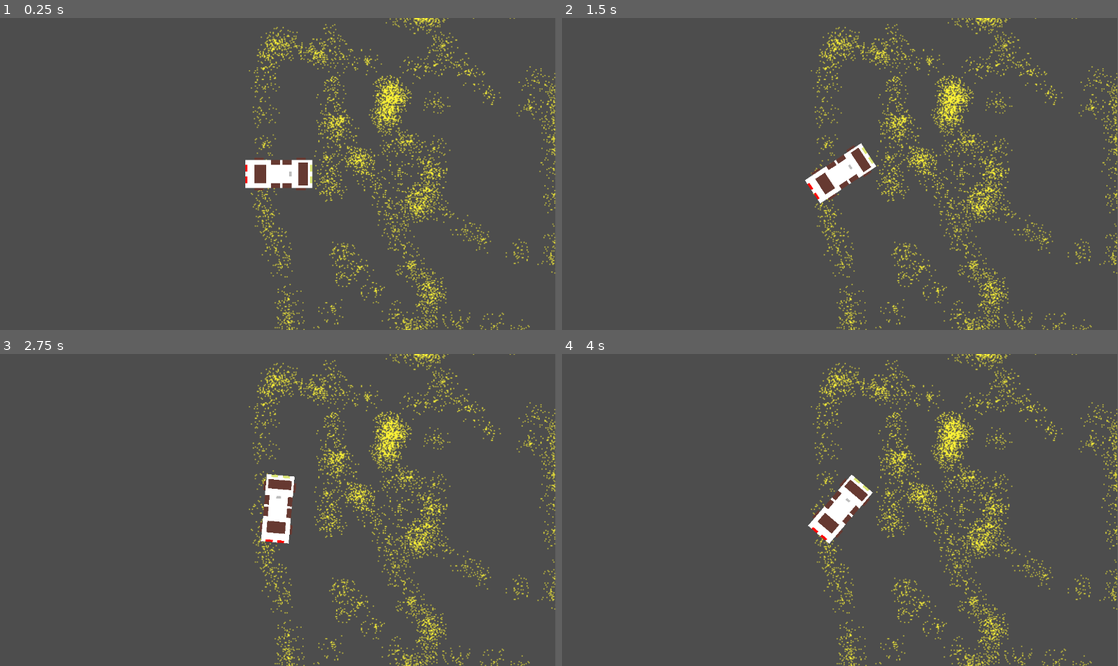
Above: before the commit, frames 1-4 (two rows, left to right).
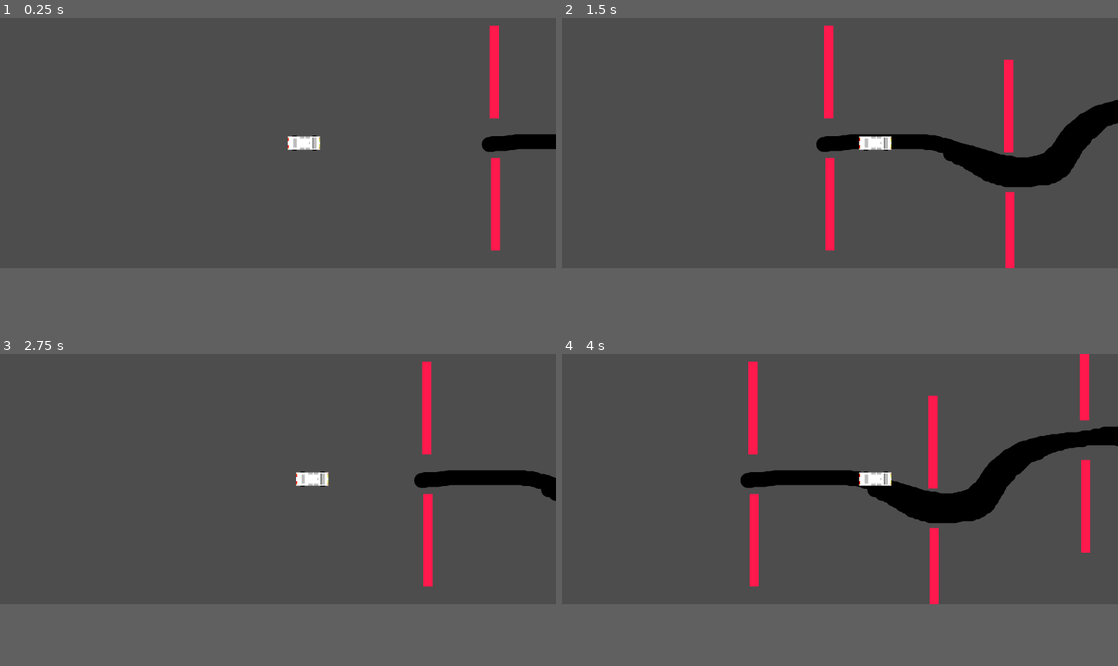
Above: after the commit, the same moments.

Repository: joyel24/TopDownCar
Game: Godot game, scene res://world.tscn
The game is run twice, just before and just after one commit, with the same random seed, the same clock (stepped at 60 frames per second) and the same inputs. The engine's default icon, where the game draws it, is replaced by a stand-in: a white triangle on a blue panel in a dark square.
Inputs (mouse positions are in pixels of both pictures, inside the frame that each line leads up to):
- Up to frame 1 (0.25 s): no input
- Up to frame 2 (1.5 s): tap Enter (ui_accept) at 0.5, 0.6, 0.77, 1.07, 1.35 s; move the mouse to (962, 158) at 0.52 s; hold Right (ui_right) from 0.53 s (still down); click (962, 158) at 0.67 s; move the mouse to (728, 189) at 1.27 s; click (728, 189) at 1.42 s
- Up to frame 3 (2.75 s): tap Enter (ui_accept) at 1.52, 1.82, 2.1 s; move the mouse to (333, 441) at 2.02 s; release Right (ui_right) at 2.03 s; hold Left (ui_left) from 2.03 s (still down); click (333, 441) at 2.17 s
- Up to frame 4 (4 s): move the mouse to (812, 572) at 2.77 s; release Left (ui_left) at 2.78 s; hold Right (ui_right) from 2.78 s (still down); tap Enter (ui_accept) at 2.85, 3.02, 3.32, 3.6, 3.77 s; click (812, 572) at 2.92 s; move the mouse to (1006, 556) at 3.52 s; click (1006, 556) at 3.67 s
In our replay, the window is 799x449 before the commit and 800x360 after it. These sizes can differ from the game's own. Grey fills any space a smaller window leaves; there, only what the larger window draws over its background counts as a difference.

The runs differ from the first frame. In frame 1, 8.7% of the frame differs, in the area x 44-100%, y 0-100%; in frame 2, 12%; in frame 3, 9.0%; in frame 4, 14%, in the area x 32-100%, y 0-100%.

Commit message:
android 1st prototype

Diff:
--- /dev/null
+++ b/CharacterBody2D.gd
@@ -0,0 +1,28 @@
+extends CharacterBody2D
+
+
+const SPEED = 300.0
+const JUMP_VELOCITY = -400.0
+
+# Get the gravity from the project settings to be synced with RigidBody nodes.
+var gravity = ProjectSettings.get_setting("physics/2d/default_gravity")
+
+
+func _physics_process(delta):
+	# Add the gravity.
+	if not is_on_floor():
+		velocity.y += gravity * delta
+
+	# Handle jump.
+	if Input.is_action_just_pressed("ui_accept") and is_on_floor():
+		velocity.y = JUMP_VELOCITY
+
+	# Get the input direction and handle the movement/deceleration.
+	# As good practice, you should replace UI actions with custom gameplay actions.
+	var direction = Input.get_axis("ui_left", "ui_right")
+	if direction:
+		velocity.x = direction * SPEED
+	else:
+		velocity.x = move_toward(velocity.x, 0, SPEED)
+
+	move_and_slide()
--- a/WhiteCar.gd
+++ b/WhiteCar.gd
@@ -1,14 +1,31 @@
 extends CharacterBody2D
 
+const SPEED = 250.0
+const ROTATION_SPEED = 0.1
 
-const SPEED = 300.0
+var inertia = 0.0
 
 func _physics_process(delta):
-	var direction = Input.get_axis("ui_left", "ui_right")
-	if direction:
-		self.rotation += direction / 10
+	print(rotation)
+	var rotate = Input.get_axis("ui_left", "ui_right")
+	if rotate:
+		self.rotation += rotate * ROTATION_SPEED #rotate
 
-	velocity = transform.x * Input.get_axis("ui_down", "ui_up") * SPEED #Move
+	if Global.wall_collision == false:
+		#velocity = transform.x * SPEED #Input.get_axis("ui_down", "ui_up") #Move
+		velocity.x = move_toward(velocity.x, SPEED, 10)
+		velocity.y = move_toward(velocity.y, SPEED, 10)
+		move_and_slide()
 
+	elif Global.wall_collision: # && Input.get_axis("ui_down", "ui_up") != 0 :
+		if rotation < 0:
+			position.y -= 1
+		elif rotation > 0:
+			position.y += 1
+			#velocity = velocity.normalized() * SPEED
+			#move_and_slide()
 
-	move_and_slide()
+	#if Global.wall_collision == true:
+		#print("true")
+	#else:
+		#print("pas true")
--- /dev/null
+++ b/WhiteCar2.gd
@@ -0,0 +1,46 @@
+extends CharacterBody2D
+
+const SPEED = 170.0
+const ROTATION_SPEED = 0.1
+
+var inertia = 0.0
+
+func _physics_process(delta):
+	#print(rotation)
+	#Global.rotate = Input.get_axis("ui_left", "ui_right")
+	#print("test "+str(Global.rotate))
+	if rotate:
+		self.rotation += Global.rotate * ROTATION_SPEED #rotate
+
+	if Global.wall_collision == false:
+		velocity = transform.x * SPEED #* Input.get_axis("ui_down", "ui_up") #Move
+		#velocity.x = move_toward(transform.x, SPEED, 10)
+		#velocity.y = move_toward(transform.y, SPEED, 10)
+		move_and_slide()
+
+	elif Global.wall_collision: # && Input.get_axis("ui_down", "ui_up") != 0 :
+		get_tree().reload_current_scene()
+		#if rotation < 0:
+			#position.y -= 1
+		#elif rotation > 0:
+			#position.y += 1
+			#velocity = velocity.normalized() * SPEED
+			#move_and_slide()
+
+	##if Global.wall_collision == true:
+		##print("true")
+	##else:
+		##print("pas true")
+	#
+#
+#@export var speed = 0.1
+#@export var rotation_speed = 3
+#var acceleration = 20
+#
+#var rotation_direction = 0
+#
+#func _physics_process(delta):
+	#rotation_direction = Input.get_axis("ui_left", "ui_right")
+	#velocity += transform.x  * (acceleration * speed)
+	#rotation += rotation_direction * rotation_speed * delta
+	#move_and_slide()
--- /dev/null
+++ b/global.gd
@@ -0,0 +1,4 @@
+extends Node
+
+var wall_collision = false
+var rotate = 0
--- a/project.godot
+++ b/project.godot
@@ -15,7 +15,18 @@
 config/features=PackedStringArray("4.2", "GL Compatibility")
 config/icon="res://icon.svg"
 
+[autoload]
+
+Global="*res://global.gd"
+
+[display]
+
+window/size/viewport_width=2400
+window/size/viewport_height=1080
+window/size/mode=3
+
 [rendering]
 
 renderer/rendering_method="gl_compatibility"
 renderer/rendering_method.mobile="gl_compatibility"
+textures/vram_compression/import_etc2_astc=true
--- /dev/null
+++ b/wall.gd
@@ -0,0 +1,18 @@
+extends Node2D
+
+
+# Called when the node enters the scene tree for the first time.
+func _ready():
+	pass # Replace with function body.
+
+
+# Called every frame. 'delta' is the elapsed time since the previous frame.
+func _process(delta):
+	pass
+
+
+func _on_area_2d_body_entered(body):
+	Global.wall_collision = true
+
+func _on_area_2d_body_exited(body):
+	Global.wall_collision = false
--- a/wall.tscn
+++ b/wall.tscn
@@ -1,16 +1,25 @@
-[gd_scene load_steps=2 format=3 uid="uid://bxjlkvbh1gbxs"]
+[gd_scene load_steps=3 format=3 uid="uid://bxjlkvbh1gbxs"]
+
+[ext_resource type="Script" path="res://wall.gd" id="1_7b4hr"]
 
 [sub_resource type="RectangleShape2D" id="RectangleShape2D_jgo14"]
 size = Vector2(40, 399)
 
 [node name="wall" type="Node2D"]
+script = ExtResource("1_7b4hr")
 
 [node name="ColorRect" type="ColorRect" parent="."]
 offset_left = -20.0
 offset_top = -200.0
 offset_right = 20.0
 offset_bottom = 200.0
+color = Color(1, 0.0980392, 0.298039, 1)
 
-[node name="CollisionShape2D" type="CollisionShape2D" parent="."]
+[node name="Area2D" type="Area2D" parent="."]
 position = Vector2(0, -0.5)
+
+[node name="CollisionShape2D" type="CollisionShape2D" parent="Area2D"]
 shape = SubResource("RectangleShape2D_jgo14")
+
+[connection signal="body_entered" from="Area2D" to="." method="_on_area_2d_body_entered"]
+[connection signal="body_exited" from="Area2D" to="." method="_on_area_2d_body_exited"]
--- a/white_car.tscn
+++ b/white_car.tscn
@@ -1,20 +1,22 @@
 [gd_scene load_steps=4 format=3 uid="uid://csbolk86m8qdh"]
 
-[ext_resource type="Script" path="res://WhiteCar.gd" id="1_n7ntq"]
+[ext_resource type="Script" path="res://WhiteCar2.gd" id="1_bwpv8"]
 [ext_resource type="Texture2D" uid="uid://bba1va4bq2yh1" path="res://sprites/white_car.png" id="2_bcxao"]
 
 [sub_resource type="RectangleShape2D" id="RectangleShape2D_nwmae"]
-size = Vector2(11.8442, 28.4675)
+size = Vector2(42.3896, 12.0519)
 
 [node name="WhiteCar" type="CharacterBody2D"]
 texture_filter = 1
 scale = Vector2(4.8125, 4.8125)
-script = ExtResource("1_n7ntq")
+script = ExtResource("1_bwpv8")
 
 [node name="CollisionShape2D" type="CollisionShape2D" parent="."]
-position = Vector2(-0.103896, -0.727273)
+position = Vector2(0.831169, 0)
 shape = SubResource("RectangleShape2D_nwmae")
 
 [node name="WhiteCar" type="Sprite2D" parent="."]
 rotation = 1.5708
 texture = ExtResource("2_bcxao")
+
+[connection signal="tree_entered" from="." to="." method="_on_tree_entered"]
--- a/world.gd
+++ b/world.gd
@@ -3,9 +3,40 @@
 
 # Called when the node enters the scene tree for the first time.
 func _ready():
+	Global.rotate=0
 	pass # Replace with function body.
 
 
 # Called every frame. 'delta' is the elapsed time since the previous frame.
 func _process(delta):
 	pass
+
+
+func _on_area_2d_mouse_entered():
+	#print("t")
+	#Global.rotate = 1
+	pass # Replace with function body.
+
+
+func _on_area_2d_input_event(viewport, event, shape_idx):
+	#print("viewport "+str(viewport))x²
+	#print("event "+str(event))
+	##print("shape_idx "+str(shape_idx))
+	#Global.rotate = 1
+	pass # Replace with function body.
+
+
+func _on_touch_screen_button_pressed():
+	Global.rotate = 1
+	pass # Replace with function body.
+func _on_touch_screen_button_released():
+	Global.rotate = 0
+	pass # Replace with function body.
+
+func _on_touch_screen_button_2_pressed():
+	Global.rotate = -1
+	pass # Replace with function body.
+
+func _on_touch_screen_button_2_released():
+	Global.rotate = 0
+	pass # Replace with function body.
--- a/world.tscn
+++ b/world.tscn
@@ -1,24 +1,72 @@
-[gd_scene load_steps=5 format=3 uid="uid://da0d388hf6o4t"]
+[gd_scene load_steps=6 format=3 uid="uid://da0d388hf6o4t"]
 
 [ext_resource type="Script" path="res://world.gd" id="1_2xlqq"]
 [ext_resource type="PackedScene" uid="uid://csbolk86m8qdh" path="res://white_car.tscn" id="2_8t5ck"]
-[ext_resource type="Texture2D" uid="uid://de0l8e6vxbpuf" path="res://sprites/Sprite-0004.png" id="2_xrmen"]
 [ext_resource type="PackedScene" uid="uid://bxjlkvbh1gbxs" path="res://wall.tscn" id="4_fr41i"]
+[ext_resource type="Texture2D" uid="uid://cgt47que2h8ba" path="res://sprites/Sprite-0001.png" id="4_jo4sf"]
+[ext_resource type="Texture2D" uid="uid://csr7wpb0oc5hp" path="res://icon.svg" id="5_7tccj"]
 
 [node name="world" type="Node2D"]
 script = ExtResource("1_2xlqq")
 
-[node name="Sprite-0004" type="Sprite2D" parent="."]
-position = Vector2(990, 311)
-scale = Vector2(2.05729, 1.99074)
-texture = ExtResource("2_xrmen")
+[node name="wall" parent="." instance=ExtResource("4_fr41i")]
+position = Vector2(777, -113)
 
-[node name="ParallaxBackground" type="ParallaxBackground" parent="."]
+[node name="wall2" parent="." instance=ExtResource("4_fr41i")]
+position = Vector2(782, 458)
+
+[node name="wall3" parent="." instance=ExtResource("4_fr41i")]
+position = Vector2(2947, -266)
+
+[node name="wall4" parent="." instance=ExtResource("4_fr41i")]
+position = Vector2(2952, 305)
+
+[node name="wall5" parent="." instance=ExtResource("4_fr41i")]
+position = Vector2(2208, -259)
+
+[node name="wall6" parent="." instance=ExtResource("4_fr41i")]
+position = Vector2(2213, 312)
+
+[node name="wall7" parent="." instance=ExtResource("4_fr41i")]
+position = Vector2(1554, 34)
+
+[node name="wall8" parent="." instance=ExtResource("4_fr41i")]
+position = Vector2(1559, 605)
+
+[node name="Sprite-0001" type="Sprite2D" parent="."]
+position = Vector2(2203, 190)
+texture = ExtResource("4_jo4sf")
+
+[node name="wall9" parent="." instance=ExtResource("4_fr41i")]
+position = Vector2(3658, 32)
+
+[node name="wall10" parent="." instance=ExtResource("4_fr41i")]
+position = Vector2(3663, 603)
 
 [node name="WhiteCar" parent="." instance=ExtResource("2_8t5ck")]
-position = Vector2(97, 184)
+position = Vector2(-252, 194)
 
 [node name="Camera2D" type="Camera2D" parent="WhiteCar"]
+position_smoothing_enabled = true
+rotation_smoothing_enabled = true
 
-[node name="wall" parent="." instance=ExtResource("4_fr41i")]
-position = Vector2(876, 213)
+[node name="CanvasLayer" type="CanvasLayer" parent="WhiteCar/Camera2D"]
+
+[node name="TouchScreenButton" type="TouchScreenButton" parent="WhiteCar/Camera2D/CanvasLayer"]
+modulate = Color(1, 1, 1, 0)
+top_level = true
+position = Vector2(1270, 9.99997)
+scale = Vector2(8.71875, 8.40625)
+texture_normal = ExtResource("5_7tccj")
+
+[node name="TouchScreenButton2" type="TouchScreenButton" parent="WhiteCar/Camera2D/CanvasLayer"]
+modulate = Color(1, 1, 1, 0)
+top_level = true
+position = Vector2(2.00012, 6)
+scale = Vector2(8.71875, 8.40625)
+texture_normal = ExtResource("5_7tccj")
+
+[connection signal="pressed" from="WhiteCar/Camera2D/CanvasLayer/TouchScreenButton" to="." method="_on_touch_screen_button_pressed"]
+[connection signal="released" from="WhiteCar/Camera2D/CanvasLayer/TouchScreenButton" to="." method="_on_touch_screen_button_released"]
+[connection signal="pressed" from="WhiteCar/Camera2D/CanvasLayer/TouchScreenButton2" to="." method="_on_touch_screen_button_2_pressed"]
+[connection signal="released" from="WhiteCar/Camera2D/CanvasLayer/TouchScreenButton2" to="." method="_on_touch_screen_button_2_released"]
Not shown, added: export_presets.cfg
Binary file added: sprites/Sprite-0001.ase
Binary file added: sprites/Sprite-0001.png
Binary file removed: sprites/Sprite-0004.png
Binary file changed: sprites/white_car.png
Not shown, changed: .gitignore
Not shown, added: export/gg.apk
